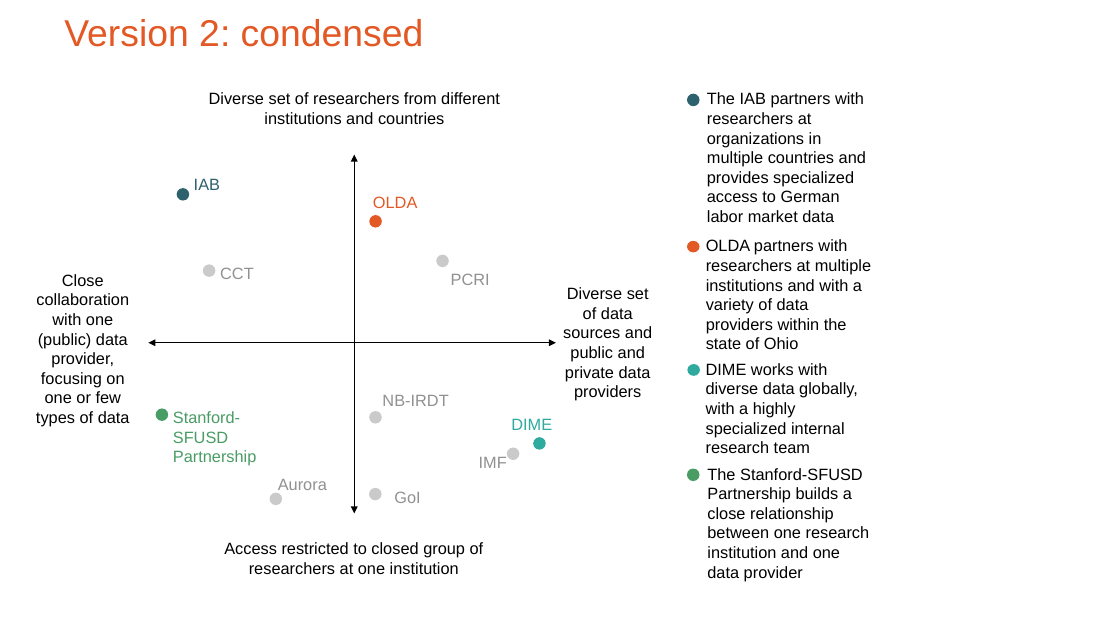
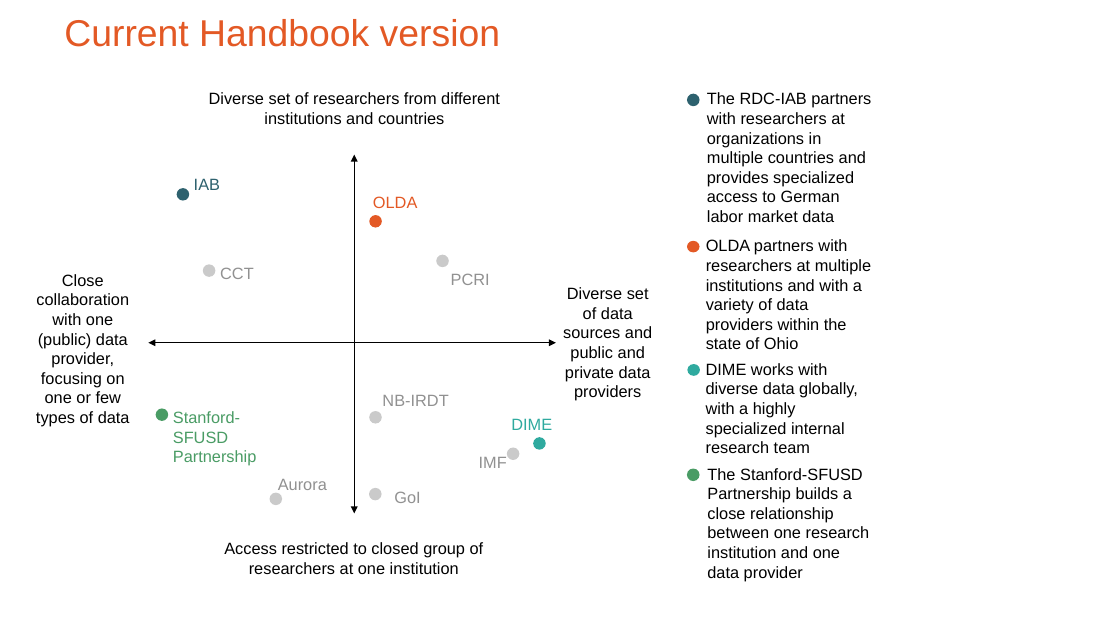
Before and after one commit to admindatahandbook/book, a slide deck: slide 1 of assets/intro/IDEA_intro_chapter_graph.pptx (slide 4 before the commit). Drawn at 1120x630 pixels with LibreOffice and Linux fonts; fonts in the diff are those of the drawing. Boxes give left, top, right and bottom in pixels: in the first picture for what was removed or moved away, otherwise in the second. Text is boxed around its words. In the diff, an @@ line names an element or a change of style, - is before the commit and + after.

```diff
--- a/assets/intro/IDEA_intro_chapter_graph.pptx
+++ b/assets/intro/IDEA_intro_chapter_graph.pptx
@@ title at [64, 19, 500, 47]: text changed @@
-Version 2: condensed
+Current Handbook version
@@ text at [707, 92, 871, 222]: text changed @@
-The IAB partners with researchers at organizations in multiple countries and provides specialized access to German labor market data
+The RDC-IAB partners with researchers at organizations in multiple countries and provides specialized access to German labor market data
```
Also in this commit, not shown: 1 slide added, 42 other files.
